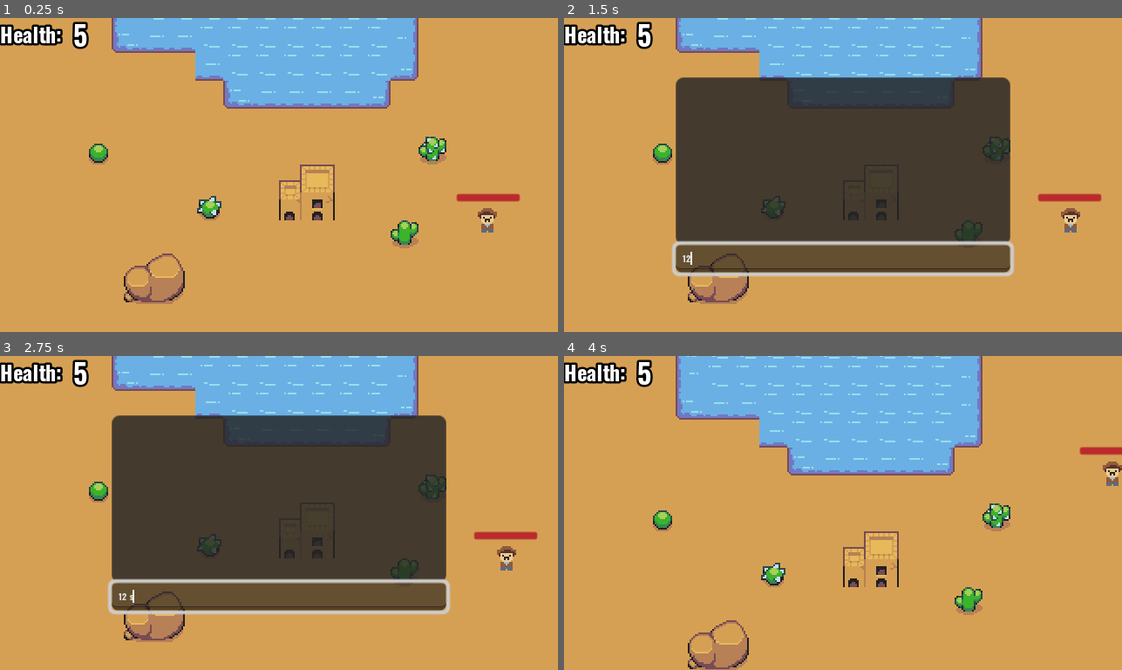
Above: before the commit, frames 1-4 (two rows, left to right).
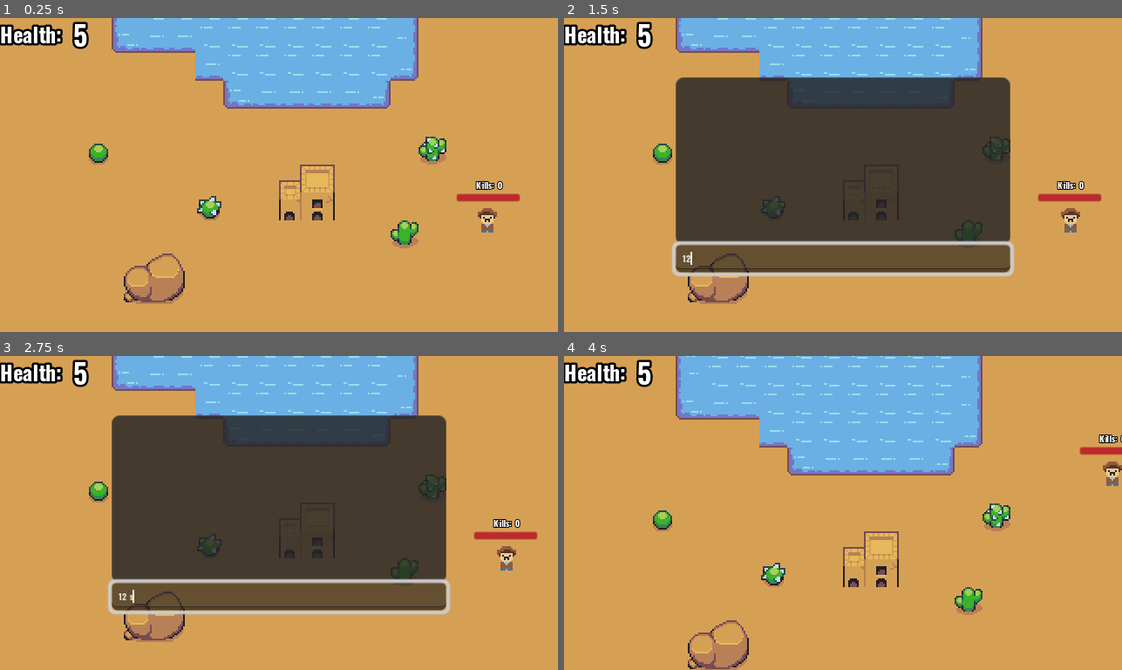
Above: after the commit, the same moments.

Repository: AlexPham0209/tank-turmoil
Game: Godot game, scene res://src/scenes/round.tscn
Same seed, same stepped clock (60 frames per second), same inputs: the game is played once before the commit and once after it. This scene is started directly instead of the project's main scene.
Inputs (mouse positions are in pixels of both pictures, inside the frame that each line leads up to):
- Up to frame 1 (0.25 s): no input
- Up to frame 2 (1.5 s): tap Enter at 0.5 s; move the mouse to (965, 159) at 0.52 s; hold D (right) 0.53-1.25 s; tap Tab (chat) at 0.6 s; click (843, 259) at 1.27 s; type "12" at 1.35 s
- Up to frame 3 (2.75 s): tap Space at 2 s; move the mouse to (167, 528) at 2.02 s; hold S (down) from 2.03 s (still down); click (167, 528) at 2.1 s
- Up to frame 4 (4 s): tap Enter at 2.75 s; move the mouse to (898, 443) at 2.77 s; release S (down) at 2.78 s; hold D (right) 2.78-3.53 s; tap Tab (chat) at 2.85 s; tap Space at 3.5 s; move the mouse to (815, 575) at 3.52 s; hold W (up) from 3.53 s (still down); click (815, 575) at 3.6 s

The runs differ from the first frame. In frame 1, 0.1% of the frame differs, in the area x 85-91%, y 51-55%; in frame 2, 0.1%; in frame 3, 0.1%; in frame 4, 0.1%.
Error in both runs: Out of bounds get index '1' (on base: 'Dictionary') (res://src/scripts/chat.gd:16)

Commit message:
Added kill label on player

Diff:
--- a/src/scenes/player.tscn
+++ b/src/scenes/player.tscn
@@ -41,6 +41,9 @@
 properties/9/path = NodePath("HealthBar:value")
 properties/9/spawn = true
 properties/9/replication_mode = 1
+properties/10/path = NodePath("Kills:text")
+properties/10/spawn = true
+properties/10/replication_mode = 1
 
 [sub_resource type="SceneReplicationConfig" id="SceneReplicationConfig_bow3e"]
 properties/0/path = NodePath(".:direction")
@@ -89,9 +92,9 @@
 
 [node name="NameLabel" type="Label" parent="."]
 offset_left = -10.0
-offset_top = -31.0
+offset_top = -33.0
 offset_right = 11.0
-offset_bottom = -21.0
+offset_bottom = -23.0
 theme_override_constants/outline_size = 2
 theme_override_fonts/font = ExtResource("4_4fq25")
 theme_override_font_sizes/font_size = 5
@@ -99,7 +102,20 @@
 horizontal_alignment = 1
 vertical_alignment = 1
 
+[node name="Kills" type="Label" parent="."]
+offset_left = -10.0
+offset_top = -25.0
+offset_right = 11.0
+offset_bottom = -15.0
+theme_override_constants/outline_size = 2
+theme_override_fonts/font = ExtResource("4_4fq25")
+theme_override_font_sizes/font_size = 5
+text = "Kills: 0"
+horizontal_alignment = 1
+vertical_alignment = 1
+
 [node name="Camera2D" type="Camera2D" parent="."]
+scale = Vector2(1.08322, 1)
 process_callback = 0
 position_smoothing_enabled = true
 script = ExtResource("4_yniq3")
--- a/src/scripts/player.gd
+++ b/src/scripts/player.gd
@@ -1,7 +1,7 @@
 class_name Player
 extends CharacterBody2D
 
-signal death(player : Player)
+signal death(player : Player, killer_id : int)
 signal open_chat
 var bullet : PackedScene = preload("res://src/scenes/bullet.tscn")
 
@@ -20,6 +20,7 @@
 @onready var bullet_spawn : Marker2D = $Aim/Marker2D
 @onready var hurtbox : Hurtbox = $Hurtbox
 @onready var health_bar : ProgressBar = $HealthBar
+@onready var kill_label : Label = $Kills
 
 enum State {
 	WAIT,
@@ -35,6 +36,7 @@
 
 @export var top_left : Marker2D
 @export var bottom_right : Marker2D
+
 
 @export var health : float = 0 :
 	set(value):
@@ -55,6 +57,8 @@
 	health = max_health
 	bullets = max_bullets
 	hurtbox.take_damage.connect(on_take_damage)
+	if id in GameManager.scores:
+		kill_label.text = "Kills: %s" % GameManager.scores[id]["kills"]
 
 	if top_left:
 		camera.limit_left = top_left.position.x
@@ -101,5 +105,10 @@
 			GameManager.increase_kills.rpc(hitbox.id)
 			GameManager.increase_deaths.rpc(id)
 
-		death.emit(self)
+		death.emit(self, hitbox.id)
 		queue_free()
+
+@rpc("any_peer", "call_local")
+func update_kills() -> void:
+	await get_tree().create_timer(0.1).timeout
+	kill_label.text = "Kills: %s" % GameManager.scores[id]["kills"]
--- a/src/scripts/round.gd
+++ b/src/scripts/round.gd
@@ -27,8 +27,13 @@
 	if not OS.has_feature("dedicated_server"):
 		add_player(multiplayer.get_unique_id(), MultiplayerManager.player_info, positions.pick_random().global_position)
 
-func player_killed(player : Player):
+func player_killed(player : Player, killer_id : int):
 	await player.tree_exited
+	var instance : Player = players.get_node_or_null(str(killer_id))
+
+	if instance:
+		instance.update_kills.rpc()
+
 	if players.get_children().size() <= 1:
 		GameManager.increase_wins.rpc(players.get_children()[0].id)
 		show_winner.rpc()
